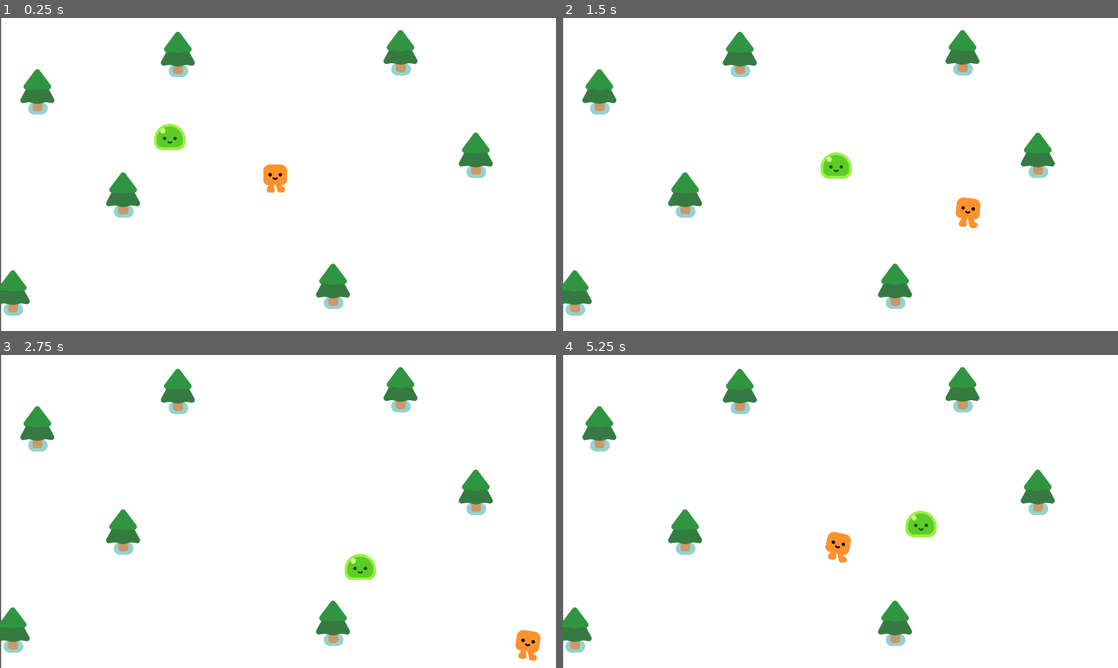
Above: before the commit, frames 1-4 (two rows, left to right).
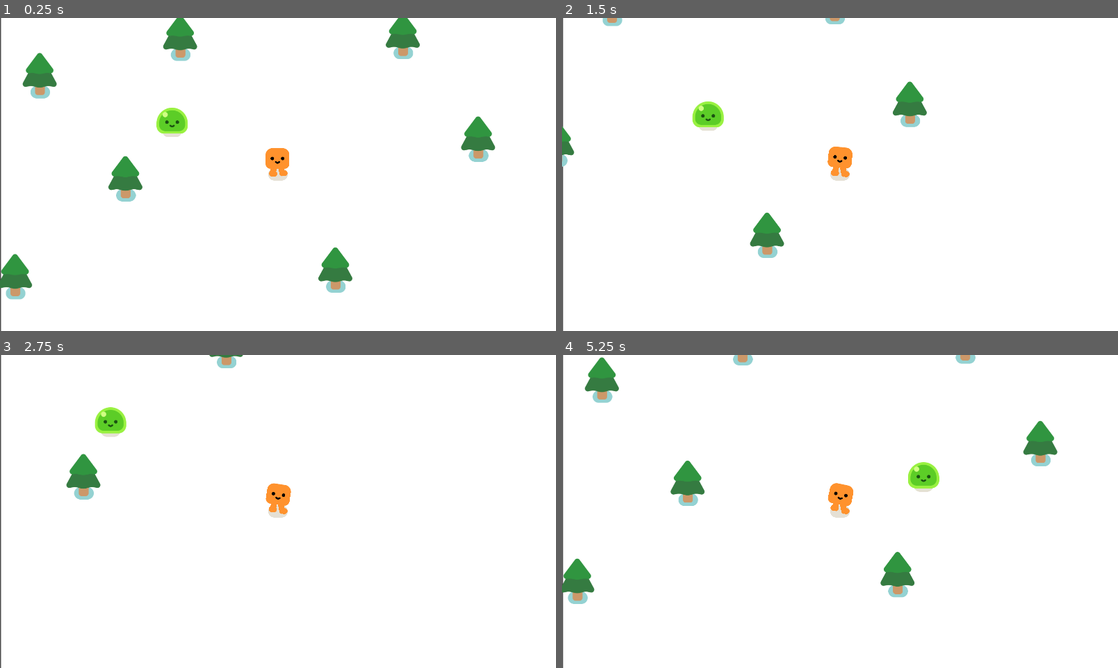
Above: after the commit, the same moments.

Repository: 6thAce/Vampire-Survivor-Style
Game: Godot game, scene res://Survivors_Game.tscn
Two runs of this game, one before a commit and one after it. Both use one fixed random seed, a clock stepped at 60 frames per second and the inputs below.
Inputs:
- Up to frame 1 (0.25 s): no input
- Up to frame 2 (1.5 s): hold D (move_right) 0.53-1.28 s; hold S (move_down) from 1.28 s (still down)
- Up to frame 3 (2.75 s): release S (move_down) at 2.03 s; hold D (move_right) from 2.03 s (still down)
- Up to frame 4 (5.25 s): release D (move_right) at 2.78 s; hold W (move_up) 2.78-3.53 s; hold A (move_left) 3.53-5.03 s; hold S (move_down) from 5.03 s (still down)

The runs differ from the first frame. In frame 1, 6.8% of the frame differs, in the area x 0-90%, y 0-96%; in frame 2, 6.7%; in frame 3, 6.2%; in frame 4, 8.5%.

Commit message:
White background

Diff:
--- a/Player.tscn
+++ b/Player.tscn
@@ -14,3 +14,5 @@
 [node name="CollisionShape2D" type="CollisionShape2D" parent="."]
 position = Vector2(0, -3)
 shape = SubResource("CircleShape2D_kpjcp")
+
+[node name="Camera2D" type="Camera2D" parent="."]
--- a/Survivors_Game.tscn
+++ b/Survivors_Game.tscn
@@ -7,7 +7,10 @@
 [node name="Game" type="Node2D"]
 y_sort_enabled = true
 
-[node name="ColorRect" type="ColorRect" parent="."]
+[node name="CanvasLayer" type="CanvasLayer" parent="."]
+layer = -5
+
+[node name="ColorRect" type="ColorRect" parent="CanvasLayer"]
 offset_left = 4.0
 offset_top = -12.0
 offset_right = 1922.0
